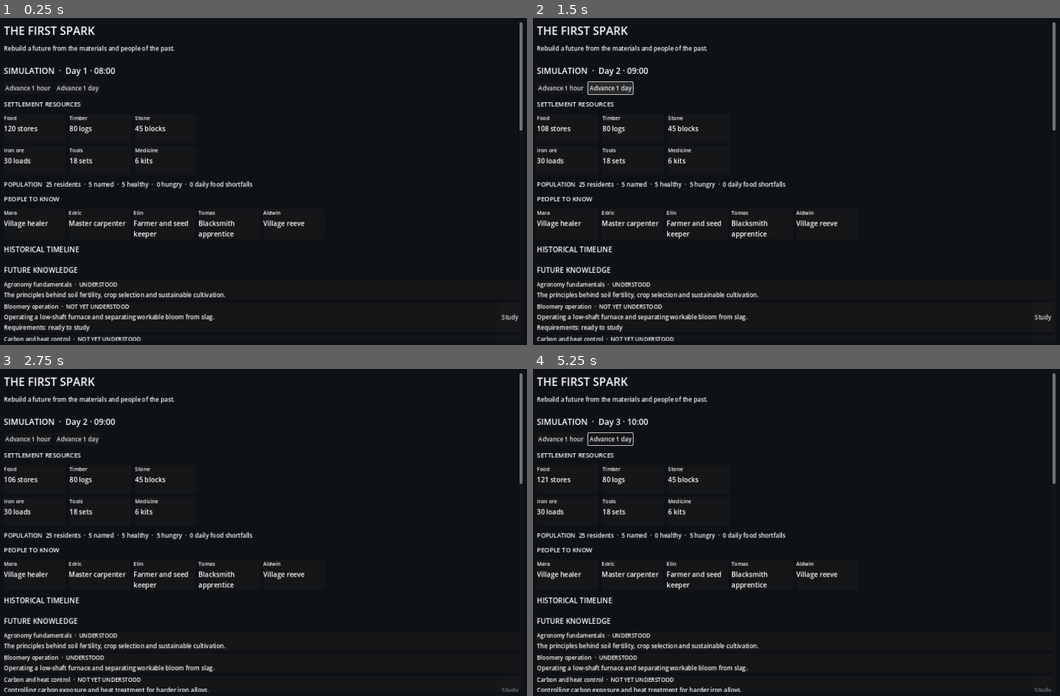
Above: before the commit, frames 1-4 (two rows, left to right).
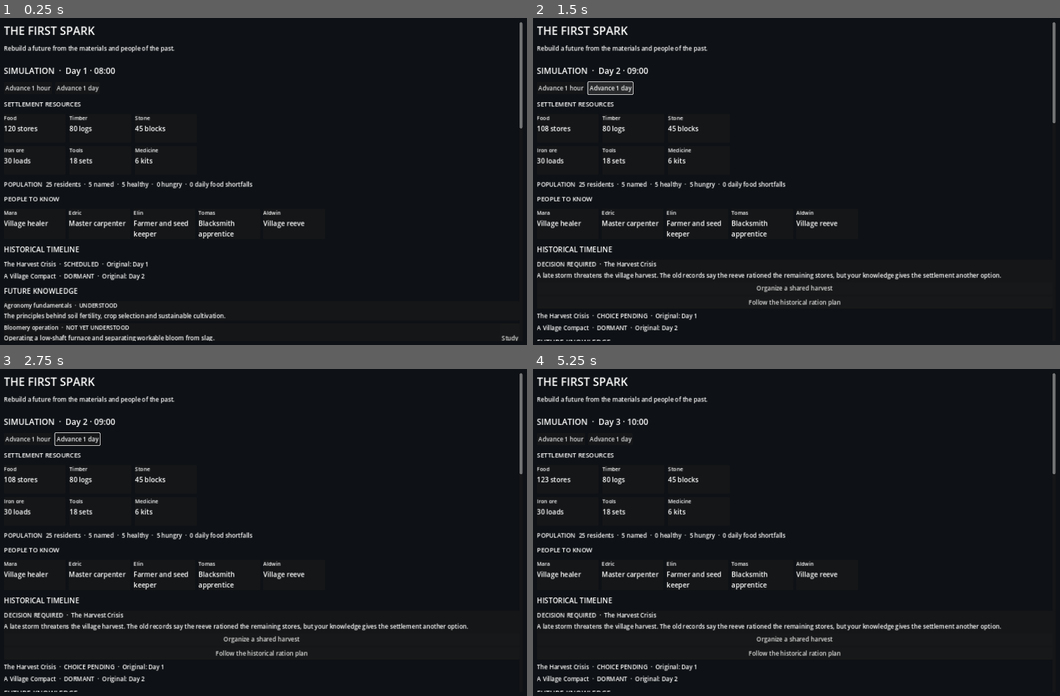
Above: after the commit, the same moments.

Repository: Zxaidman/ECHOES-OF-TOMORROW
Game: Godot game, scene res://scenes/main.tscn
Same seed, same stepped clock (60 frames per second), same inputs: the game is played once before the commit and once after it.
Inputs (mouse positions are in pixels of both pictures, inside the frame that each line leads up to):
- Up to frame 1 (0.25 s): no input
- Up to frame 2 (1.5 s): click "Advance 1 hour" at 0.5 s; click "Advance 1 day" at 1.25 s
- Up to frame 3 (2.75 s): click (511, 669) at 2 s, where only the run before the commit has a clickable "Study"
- Up to frame 4 (5.25 s): click (796, 640) at 2.75 s, where only the run after the commit has a clickable "Organize a shared harvest"; click "Advance 1 hour" at 3.5 s; click "Advance 1 day" at 4.25 s; click (796, 640) at 5 s, where only the run after the commit has a clickable "Organize a shared harvest"

The runs differ from the first frame. In frame 1, 3.3% of the frame differs, in the area x 0-100%, y 33-99%; in frame 2, 3.9%; in frame 3, 4.1%; in frame 4, 4.1%, in the area x 0-100%, y 19-99%.

Commit message:
fix: normalize historical event resource deltas

Diff:
--- a/game/domain/simulation/historical_timeline.gd
+++ b/game/domain/simulation/historical_timeline.gd
@@ -105,10 +105,12 @@
 			return {"ok":false,"error":"Historical choice contains an invalid resource requirement"}
 		if resources.get_amount(resource_id) < int(requirements[resource_id]):
 			return {"ok":false,"error":"Not enough %s for this choice" % str(resource_id)}
-	var deltas: Dictionary = selected.get("resource_deltas",{})
-	for resource_id: Variant in deltas:
-		if not resource_id is String or not resources.has_resource(resource_id) or typeof(deltas[resource_id]) != TYPE_INT:
+	var authored_deltas: Dictionary = selected.get("resource_deltas",{})
+	var deltas: Dictionary = {}
+	for resource_id: Variant in authored_deltas:
+		if not resource_id is String or not resources.has_resource(resource_id) or not _is_integral_number(authored_deltas[resource_id]):
 			return {"ok":false,"error":"Historical choice contains an invalid resource change"}
+		deltas[str(resource_id)] = int(authored_deltas[resource_id])
 	var relationship_updates: Array = selected.get("relationship_updates",[])
 	var updated_pairs: Dictionary = {}
 	for update: Variant in relationship_updates:
@@ -312,7 +314,7 @@
 			if not resource_id is String or not _is_integral_number(choice.requirements[resource_id]) or int(choice.requirements[resource_id]) < 0:
 				return {"ok":false,"error":"Historical choice has an invalid resource requirement"}
 		for resource_id: Variant in choice.resource_deltas:
-			if not resource_id is String or typeof(choice.resource_deltas[resource_id]) != TYPE_INT or int(choice.resource_deltas[resource_id]) == 0:
+			if not resource_id is String or not _is_integral_number(choice.resource_deltas[resource_id]) or int(choice.resource_deltas[resource_id]) == 0:
 				return {"ok":false,"error":"Historical choice has an invalid resource delta"}
 		var follow_up: Variant = choice.get("follow_up",{})
 		if not follow_up is Dictionary:
